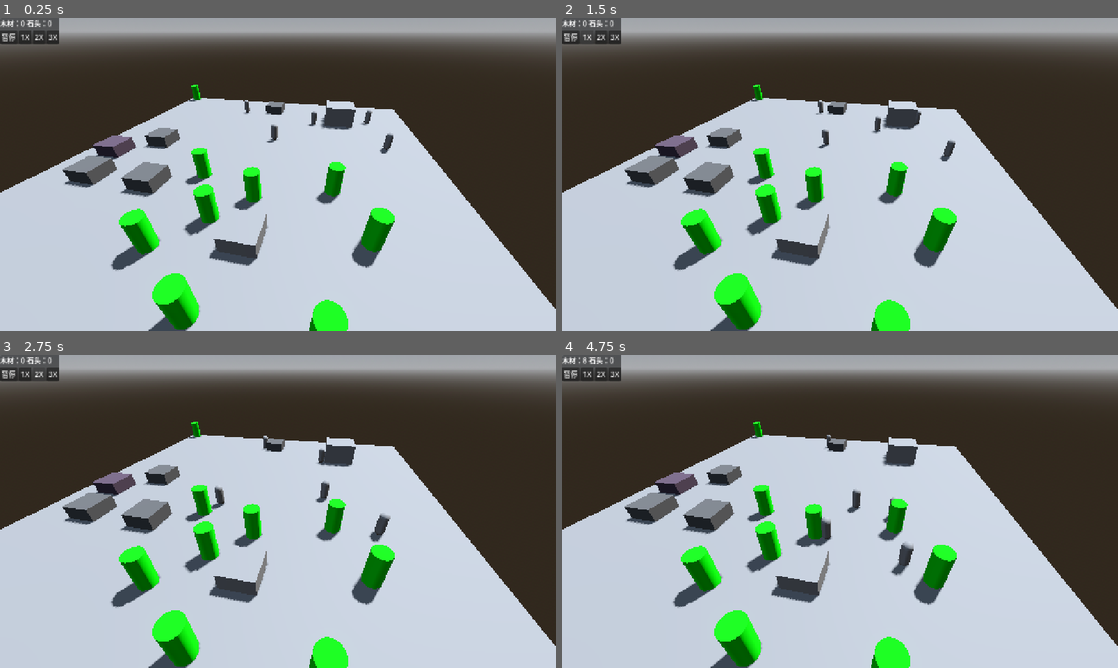
Above: before the commit, frames 1-4 (two rows, left to right).
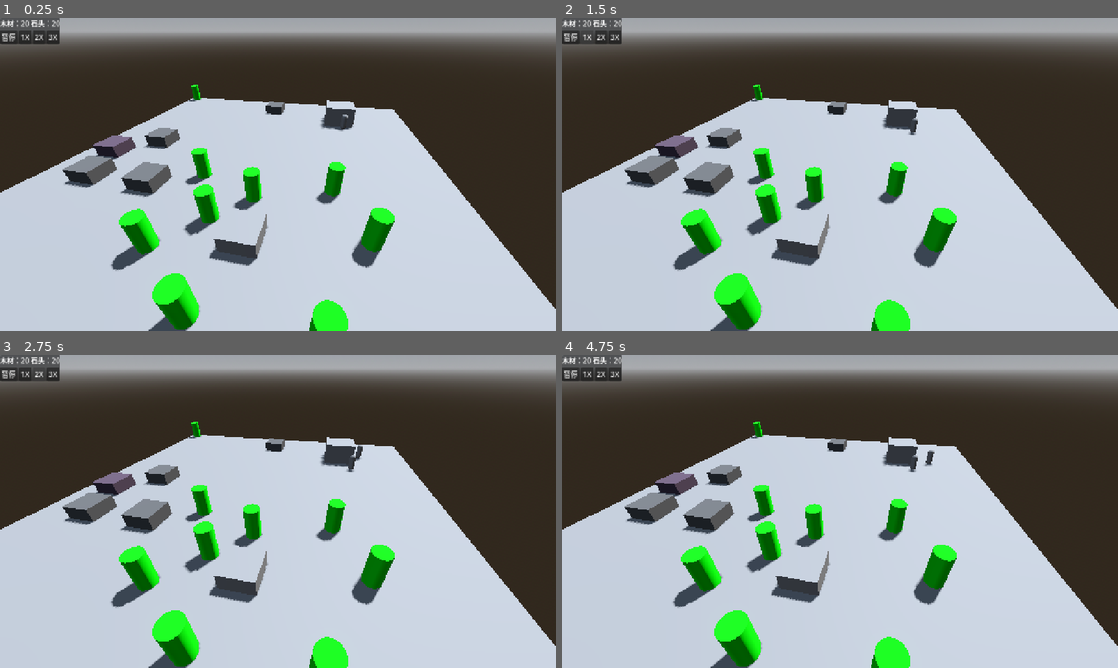
Above: after the commit, the same moments.

Repository: Qfather/gpt_game
Game: Godot game, scene res://Scene/main.tscn
Two runs of this game, one before a commit and one after it. Both use one fixed random seed, a clock stepped at 60 frames per second and the inputs below.
Inputs (mouse positions are in pixels of both pictures, inside the frame that each line leads up to):
- Up to frame 1 (0.25 s): no input
- Up to frame 2 (1.5 s): click "暂停" at 0.5 s; click "1X" at 1.25 s
- Up to frame 3 (2.75 s): click "2X" at 2 s
- Up to frame 4 (4.75 s): click "3X" at 2.75 s; tap Enter (ui_accept) at 3.5, 3.77, 4.52 s; move the mouse to (962, 495) at 3.52 s; hold Up (ui_up) 3.53-4.28 s; click (962, 495) at 3.67 s; move the mouse to (728, 527) at 4.27 s

The runs differ from the first frame. In frame 1, 0.4% of the frame differs, in the area x 3-71%, y 0-44%; in frame 2, 0.4%; in frame 3, 0.7%; in frame 4, 0.8%, in the area x 3-67%, y 0-71%.

Commit message:
LevelConfig：关卡初始资源/居民配置

Diff:
--- a/Scene/main.tscn
+++ b/Scene/main.tscn
@@ -2,22 +2,13 @@
 
 [ext_resource type="Script" uid="uid://cuiy6ilnk6s7c" path="res://Script/main.gd" id="1_ow1sv"]
 [ext_resource type="PackedScene" uid="uid://ds5iuq38leawb" path="res://Scene/building/base.tscn" id="1_r34rm"]
-[ext_resource type="PackedScene" uid="uid://ck5uqtqyntnas" path="res://Scene/unit/villager.tscn" id="1_sblpm"]
 [ext_resource type="PackedScene" uid="uid://bjhgmbhk67241" path="res://Scene/resource/tree.tscn" id="2_r34rm"]
-[ext_resource type="Script" uid="uid://vjowyu6mphb3" path="res://Script/unit/unit_trait.gd" id="3_c2iwn"]
 [ext_resource type="PackedScene" uid="uid://cq8kxaoi8luhl" path="res://Scene/ui/hud.tscn" id="4_2wwxx"]
-[ext_resource type="Resource" uid="uid://2h2r32me2ws" path="res://data/traits/swift_feet.tres" id="4_3pt4j"]
 [ext_resource type="PackedScene" uid="uid://cmc4xaoufvd7x" path="res://Scene/building/game/lumber_camp.tscn" id="5_3amdw"]
 [ext_resource type="PackedScene" uid="uid://hblm4xs2qdre" path="res://Scene/ui/resource_building_panel.tscn" id="6_1xcnr"]
 [ext_resource type="PackedScene" uid="uid://b35h0wuf0qn8a" path="res://Scene/resource/stone.tscn" id="10_3pt4j"]
 [ext_resource type="PackedScene" uid="uid://bp03yo24lthb4" path="res://Scene/building/game/quarry.tscn" id="11_7y4ci"]
 [ext_resource type="Script" uid="uid://bl6icvg1k0815" path="res://Script/resource/ResourceManager.gd" id="12_mxd2g"]
-
-[sub_resource type="Resource" id="Resource_7y4ci"]
-resource_local_to_scene = true
-script = ExtResource("3_c2iwn")
-trait_data = ExtResource("4_3pt4j")
-metadata/_custom_type_script = "uid://vjowyu6mphb3"
 
 [sub_resource type="ProceduralSkyMaterial" id="ProceduralSkyMaterial_sblpm"]
 sky_horizon_color = Color(0.66224277, 0.6717428, 0.6867428, 1)
@@ -79,22 +70,6 @@
 
 [node name="Villagers" type="Node" parent="." unique_id=1530581502]
 
-[node name="Villager" parent="Villagers" unique_id=1280470496 instance=ExtResource("1_sblpm")]
-transform = Transform3D(1, 0, 0, 0, 1, 0, 0, 0, 1, 4.4819183, 0, -7.8615894)
-traits = Array[ExtResource("3_c2iwn")]([SubResource("Resource_7y4ci")])
-
-[node name="Villager2" parent="Villagers" unique_id=868835237 instance=ExtResource("1_sblpm")]
-transform = Transform3D(1, 0, 0, 0, 1, 0, 0, 0, 1, 1.394434, 0, -3.0560637)
-
-[node name="Villager3" parent="Villagers" unique_id=1698941055 instance=ExtResource("1_sblpm")]
-transform = Transform3D(1, 0, 0, 0, 1, 0, 0, 0, 1, 11.609398, 9.536743e-07, -3.1319094)
-
-[node name="Villager4" parent="Villagers" unique_id=762992999 instance=ExtResource("1_sblpm")]
-transform = Transform3D(1, 0, 0, 0, 1, 0, 0, 0, 1, 11.27463, 9.536743e-07, -8.967838)
-
-[node name="Villager5" parent="Villagers" unique_id=837132624 instance=ExtResource("1_sblpm")]
-transform = Transform3D(1, 0, 0, 0, 1, 0, 0, 0, 1, -4.86508, 9.536743e-07, -9.646027)
-
 [node name="Stones" type="Node" parent="." unique_id=661628920]
 
 [node name="Stone" parent="Stones" unique_id=882348821 instance=ExtResource("10_3pt4j")]
--- a/Script/building/game/lumber_camp.gd
+++ b/Script/building/game/lumber_camp.gd
@@ -13,50 +13,6 @@
 	super._ready()
 
 	print("========== LumberCamp 启动 ==========")
-
-	# 等待场景初始化完成
-	await get_tree().physics_frame
-	await get_tree().physics_frame
-
-	# --------------------------------------------------------
-	# 当前测试逻辑：
-	# 游戏开始后自动寻找空闲居民并填充岗位
-	# 以后有正式招募系统后可以删除这一段
-	# --------------------------------------------------------
-
-	var villagers: Array[Node] = get_tree().get_nodes_in_group(
-		"villagers"
-	)
-
-	print("找到居民数量：", villagers.size())
-
-	for villager: Node in villagers:
-
-		print("发现居民：", villager.name)
-
-		if not villager.has_method("is_idle"):
-			print("❌ 这个居民没有 is_idle()")
-			continue
-
-		print(
-			"是否空闲：",
-			villager.is_idle()
-		)
-
-		if not villager.is_idle():
-			continue
-
-		if not has_free_slot():
-			break
-
-		print(
-			"准备分配居民：",
-			villager.name
-		)
-
-		add_worker(villager)
-
-	print("========== LumberCamp 检查结束 ==========")
 
 # ============================================================
 # 分配伐木工职业
--- /dev/null
+++ b/Script/level_config.gd
@@ -0,0 +1,9 @@
+class_name LevelConfig
+extends Resource
+
+@export_category("初始资源")
+@export var initial_wood: float = 0.0
+@export var initial_stone: float = 0.0
+
+@export_category("初始居民")
+@export var initial_villagers: int = 0
--- a/Script/main.gd
+++ b/Script/main.gd
@@ -1,4 +1,9 @@
 extends Node3D
+
+
+const VILLAGER_SCENE: PackedScene = preload("res://Scene/unit/villager.tscn")
+
+@export var level_config: LevelConfig = preload("res://data/levels/Level_01.tres")
 
 
 # ============================================================
@@ -7,6 +12,7 @@
 
 @onready var resource_building_panel: ResourceBuildingPanel = \
 	$UI/ResourceBuildingPanel
+@onready var villagers_container: Node = $Villagers
 
 
 # ============================================================
@@ -14,6 +20,9 @@
 # ============================================================
 
 func _ready():
+
+	_apply_level_config()
+	_spawn_initial_villagers()
 
 	print("========== Main启动 ==========")
 
@@ -38,6 +47,63 @@
 	print("========== Main连接结束 ==========")
 
 
+func _spawn_initial_villagers() -> void:
+
+	if level_config == null:
+		return
+
+	var bases = get_tree().get_nodes_in_group("bases")
+	if bases.is_empty():
+		return
+
+	var base: Node3D = bases[0]
+	var spawn_origin: Vector3 = base.global_position
+
+	for index in range(maxi(level_config.initial_villagers, 0)):
+		var villager = VILLAGER_SCENE.instantiate()
+		villagers_container.add_child(villager)
+
+		var resource_manager = get_tree().get_first_node_in_group(
+			"resource_manager"
+		)
+		if resource_manager != null:
+			resource_manager.register_villager(villager)
+
+		var column: int = index % 3
+		var row: int = index / 3
+		villager.global_position = spawn_origin + Vector3(
+			float(column - 1) * 1.5,
+			0.0,
+			float(row + 1) * 1.5
+		)
+
+
+func _apply_level_config() -> void:
+
+	if level_config == null:
+		push_error("Main：没有找到 LevelConfig")
+		return
+
+	var bases = get_tree().get_nodes_in_group("bases")
+	if bases.is_empty():
+		push_error("Main：没有找到 Base")
+		return
+
+	var base = bases[0]
+	if not base.has_method("add_resource"):
+		push_error("Main：Base 不支持资源接口")
+		return
+
+	base.add_resource(
+		ResourceType.Type.WOOD,
+		level_config.initial_wood
+	)
+	base.add_resource(
+		ResourceType.Type.STONE,
+		level_config.initial_stone
+	)
+
+
 # ============================================================
 # 点击资源建筑
 # ============================================================
--- a/Script/resource/ResourceManager.gd
+++ b/Script/resource/ResourceManager.gd
@@ -1,8 +1,78 @@
 class_name ResourceManager
 extends Node
+
+signal resources_changed
+
+var refresh_queued: bool = false
+
+
 func _ready() -> void:
 
 	add_to_group("resource_manager")
+
+	call_deferred(
+		"_connect_resource_sources"
+	)
+func _connect_resource_sources() -> void:
+
+	for storage: Node in get_tree().get_nodes_in_group(
+		"resource_storages"
+	):
+
+		if storage.has_signal("resource_changed"):
+			storage.resource_changed.connect(
+				_on_storage_resource_changed
+			)
+
+
+	for villager: Node in get_tree().get_nodes_in_group(
+		"villagers"
+	):
+
+		register_villager(villager)
+
+
+func register_villager(villager: Node) -> void:
+
+	if not villager.has_signal("carried_resource_changed"):
+		return
+
+	if villager.carried_resource_changed.is_connected(
+		_on_villager_carried_resource_changed
+	):
+		return
+
+	villager.carried_resource_changed.connect(
+		_on_villager_carried_resource_changed
+	)
+
+
+func _on_storage_resource_changed(
+	_resource_type: ResourceType.Type,
+	_new_amount: float
+) -> void:
+
+	request_refresh()
+
+
+func _on_villager_carried_resource_changed() -> void:
+
+	request_refresh()
+
+
+func request_refresh() -> void:
+
+	if refresh_queued:
+		return
+
+	refresh_queued = true
+	call_deferred("_emit_resources_changed")
+
+
+func _emit_resources_changed() -> void:
+
+	refresh_queued = false
+	resources_changed.emit()
 
 # ============================================================
 # 获取某种资源的全局总量
--- a/Script/ui/hud.gd
+++ b/Script/ui/hud.gd
@@ -36,19 +36,15 @@
 
 		return
 
+	resource_manager.resources_changed.connect(
+		update_resource_display
+	)
 	update_resource_display()
 
 
 # ============================================================
-# 实时刷新资源
-#
-# 当前属于第一版验证方案。
-# 后面再改成 Signal 驱动。
+# ResourceManager 信号会在资源发生变化时触发刷新。
 # ============================================================
-
-func _process(_delta: float) -> void:
-
-	update_resource_display()
 
 
 # ============================================================
--- a/Script/unit/game/villager.gd
+++ b/Script/unit/game/villager.gd
@@ -70,6 +70,8 @@
 var target_base: Node3D = null
 
 # 当前携带的资源类型和数量
+signal carried_resource_changed
+
 var carried_resource_type: ResourceType.Type = ResourceType.Type.WOOD
 var carried_amount: float = 0.0
 
@@ -80,6 +82,7 @@
 	set(value):
 		carried_resource_type = ResourceType.Type.WOOD
 		carried_amount = float(value)
+		carried_resource_changed.emit()
 
 # 砍树计时
 var chop_timer: float = 0.0
@@ -467,6 +470,8 @@
 		if gather_type != null:
 			carried_resource_type = gather_type
 		carried_amount += float(gathered_amount)
+		if gathered_amount > 0:
+			carried_resource_changed.emit()
 
 
 	# ========================================================
@@ -604,6 +609,8 @@
 			)
 
 			carried_amount -= stored_amount
+			if stored_amount > 0.0:
+				carried_resource_changed.emit()
 
 
 	print(
@@ -1012,6 +1019,8 @@
 	)
 
 	carried_amount -= deposited
+	if deposited > 0.0:
+		carried_resource_changed.emit()
 
 
 	print(
@@ -1143,6 +1152,7 @@
 
 	carried_resource_type = resource_type
 	carried_amount += taken
+	carried_resource_changed.emit()
 
 
 	print(
@@ -1237,6 +1247,8 @@
 
 	carried_resource_type = resource_type
 	carried_amount += taken
+	if taken > 0.0:
+		carried_resource_changed.emit()
 
 
 func take_wood_for_transport():
--- /dev/null
+++ b/data/levels/Level_01.tres
@@ -0,0 +1,9 @@
+[gd_resource type="Resource" script_class="LevelConfig" format=3 uid="uid://bq1ox3jna8f6r"]
+
+[ext_resource type="Script" uid="uid://hytnojlttnon" path="res://Script/level_config.gd" id="1_level_config"]
+
+[resource]
+script = ExtResource("1_level_config")
+initial_wood = 20.0
+initial_stone = 20.0
+initial_villagers = 3
Not shown, added: Script/level_config.gd.uid
Not shown, added: GPT_Game_建造系统分阶段实施计划.md
Not shown, removed: ResourceManager_HUD事件驱动改造任务.md
